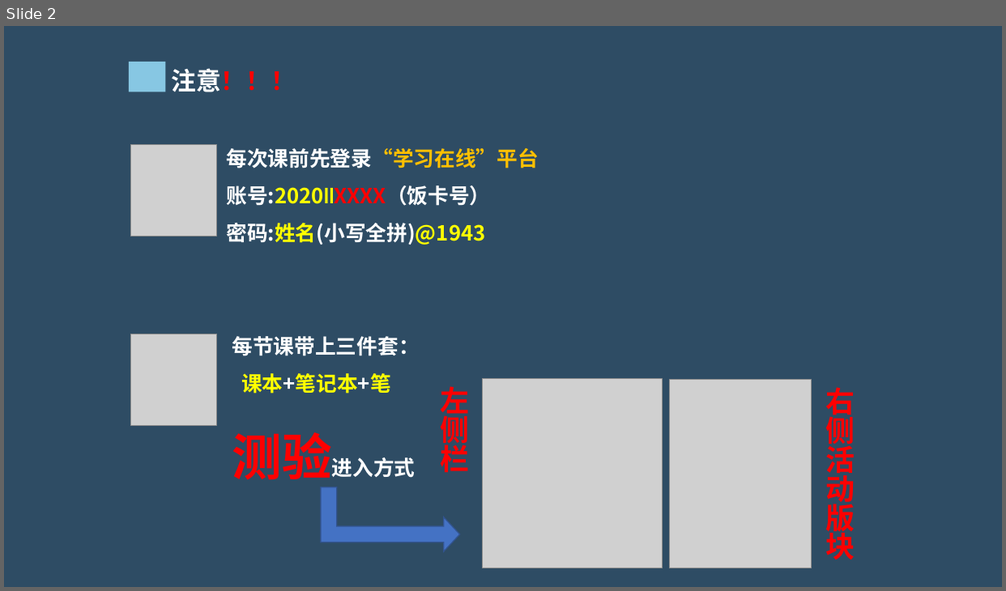
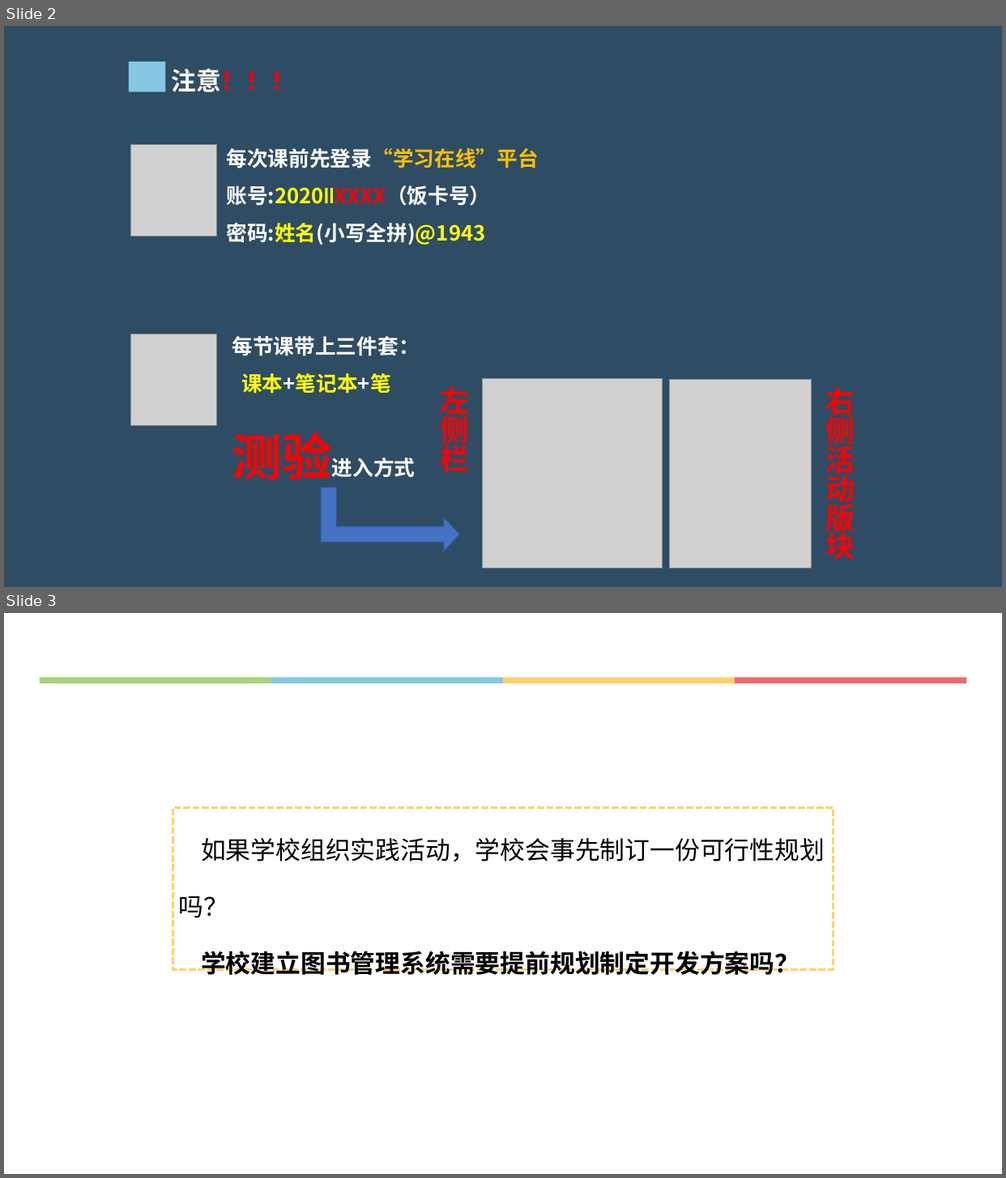
Before and after one commit to hongm32/2020design, a slide deck: 【第36课】信息系统的设计/【第36课】信息系统的设计.pptx. Shown one above the other, each under a label of ours: slide 2 before the commit, slides 2 and 3 after it. The pictures are 1006x591 and 1006x1178 pixels, drawn with LibreOffice and Linux fonts; fonts in the diff are those of the drawing; grey boxes stand for pictures. Boxes give left, top, right and bottom in pixels: in the first picture for what was removed or moved away, otherwise in the second. Text is boxed around its words. In the diff, an @@ line names an element or a change of style, - is before the commit and + after.

Commit message:
增加《【第40课】信息系统的数据处理》课件、相关资源

```diff
--- a/【第36课】信息系统的设计/【第36课】信息系统的设计.pptx
+++ b/【第36课】信息系统的设计/【第36课】信息系统的设计.pptx
@@ slide 3 added at [4,613,1002,1174], background #FFFFFF @@
@@ group added at [39,677,967,683]: 4 rectangles @@
@@ rectangle added at [173,807,833,970], outline #FED16C 2.25 pt dashed, 24 pt, text #000000 @@
+如果学校组织实践活动，学校会事先制订一份可行性规划吗？
+学校建立图书管理系统需要提前规划制定开发方案吗？
```
Also in this commit, not shown: 22 other slides added, 12 other files.
